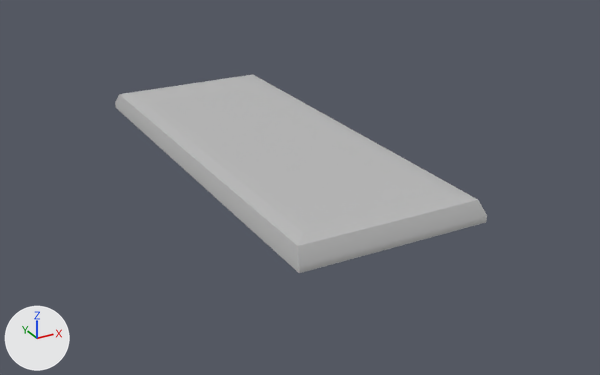
The FBX model Assets/Models/cityParts/building2.fbx as it was, and as the next commit left it.
One viewpoint serves both versions: a 50 mm camera at (-0.0243, -0.0702, 0.0166) aimed at (-0.0037, -0.0327, -0.0021). Lighting does not change. The marker at lower left points along +X, +Y and +Z. Where no turn or scale is listed for an object, it has been applied to the vertices.
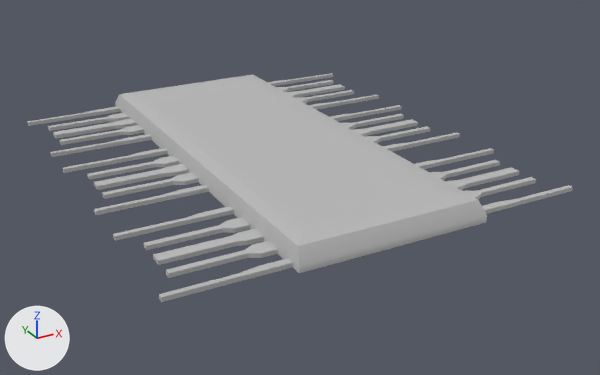
Location of each change, [x1, y1, x2, y2] in pixels of the pictures (600 x 375 px):
'polySurface91', added
    after: [27, 73, 573, 302]

What the commit changed:
Material 'Default_Material' (mat_default_material) is new.
Its base color is (0.5, 0.5, 0.5) (grey #bcbcbc).
Mesh me_mesh_001 is new.
It has 510 vertices, 324 faces and spans x -0.0155..0.0063, y -0.0431..-0.0192, z -0.0005..-0.0002.
It uses material mat_default_material (grey #bcbcbc).
Object 'polySurface91' (ob_polysurface91) is new; it shows me_mesh_001.
Its location is (0.0, 0.0, 0.0).
